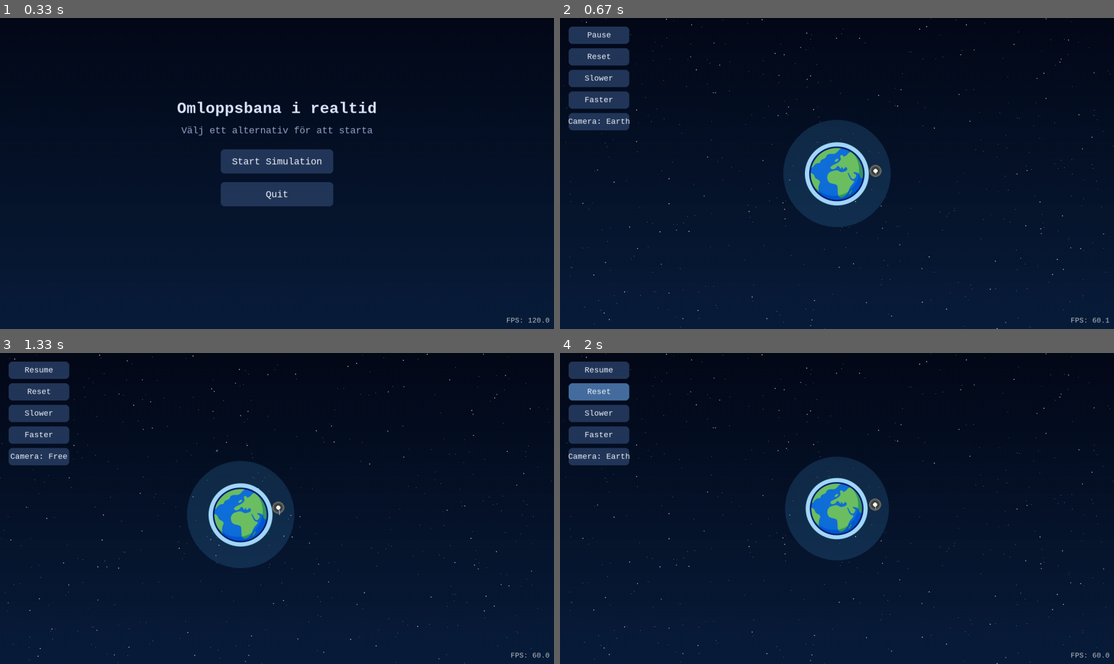
Above: before the commit, frames 1-4 (two rows, left to right).
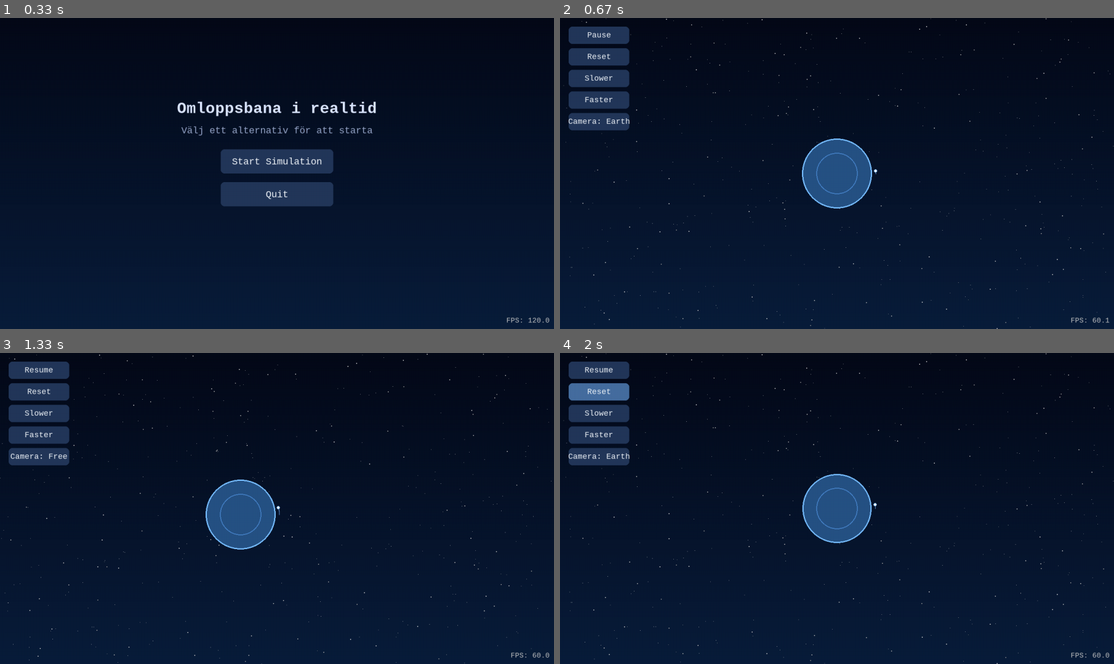
Above: after the commit, the same moments.

Repository: askel-dev/gymnasiearbete-omloppsbana
Game: pygame game, started from src/orbit_pygame.py
Two runs of this game, one before a commit and one after it. Both use one fixed random seed, a clock stepped at 60 frames per second and the inputs below.
Inputs (mouse positions are in pixels of both pictures, inside the frame that each line leads up to):
- Up to frame 1 (0.33 s): no input
- Up to frame 2 (0.67 s): press the mouse at (837, 161) at 0.37 s; move the mouse to (748, 204) at 0.47 s; release the mouse at (665, 245) at 0.6 s
- Up to frame 3 (1.33 s): tap C at 0.67, 1.15 s; hold Right from 1 s (still down); tap Space at 1.07 s
- Up to frame 4 (2 s): tap Space at 1.37, 1.9 s; release Right at 1.47 s; click "Reset" at 1.55 s; hold Up from 1.83 s (still down); tap - at 1.98 s

Frame 1 is identical in both runs. In frame 2, 5.1% of the frame differs, in the area x 40-60%, y 32-68%; in frame 3, 5.1%, in the area x 33-54%, y 34-70%; in frame 4, 4.8%.

Commit message:
Simplify planet and satellite rendering

Diff:
--- a/src/orbit_pygame.py
+++ b/src/orbit_pygame.py
@@ -37,34 +37,32 @@
     surface.blit(text_surf, position)
 
 
-def create_radial_surface(
-    radius: int,
-    inner_color: tuple[int, ...],
-    outer_color: tuple[int, ...],
-) -> pygame.Surface:
-    size = radius * 2
-    surface = pygame.Surface((size, size), pygame.SRCALPHA)
-    cx = cy = radius
-    inner_rgba = list(inner_color) + [255] if len(inner_color) == 3 else list(inner_color)
-    outer_rgba = list(outer_color) + [0] if len(outer_color) == 3 else list(outer_color)
-    for r in range(radius, 0, -1):
-        t = r / radius
-        color = [
-            int(inner_rgba[i] * t + outer_rgba[i] * (1 - t))
-            for i in range(4)
-        ]
-        pygame.draw.circle(surface, color, (cx, cy), r)
-    return surface
-
-
 @lru_cache(maxsize=128)
 def _earth_surface(radius: int) -> pygame.Surface:
-    glow_radius = max(radius + 20, int(radius * 1.4))
-    surface_size = glow_radius * 2
-    surface = pygame.Surface((surface_size, surface_size), pygame.SRCALPHA)
-    glow_surface = create_radial_surface(glow_radius, EARTH_CORE_COLOR + (255,), EARTH_GLOW_COLOR + (0,))
-    surface.blit(glow_surface, (0, 0))
-    pygame.draw.circle(surface, EARTH_CORE_COLOR, (glow_radius, glow_radius), radius)
+    diameter = radius * 2
+    ring_width = max(1, min(3, radius // 6 + 1))
+    padding = ring_width + 3
+    size = diameter + padding * 2
+    surface = pygame.Surface((size, size), pygame.SRCALPHA)
+    center = size // 2
+    if radius <= 0:
+        return surface
+
+    pygame.draw.circle(surface, EARTH_FILL_COLOR, (center, center), radius)
+
+    pygame.draw.circle(surface, EARTH_PRIMARY_RING_COLOR, (center, center), radius, ring_width)
+
+    inner_radius = int(radius * 0.6)
+    inner_ring_width = max(1, ring_width - 1)
+    if inner_radius > inner_ring_width:
+        pygame.draw.circle(
+            surface,
+            EARTH_SECONDARY_RING_COLOR,
+            (center, center),
+            inner_radius,
+            inner_ring_width,
+        )
+
     return surface
 
 
@@ -76,29 +74,10 @@
     surface.blit(earth_surface, rect)
 
 
-@lru_cache(maxsize=1)
-def _satellite_surface() -> pygame.Surface:
-    halo_radius = 14
-    surface = pygame.Surface((halo_radius * 2, halo_radius * 2), pygame.SRCALPHA)
-    halo_surface = create_radial_surface(halo_radius, SAT_HALO_COLOR, (0, 0, 0, 0))
-    surface.blit(halo_surface, (0, 0))
-    pygame.draw.circle(surface, SAT_COLOR, (halo_radius, halo_radius), 5)
-    return surface
-
-
 def draw_satellite(surface: pygame.Surface, position: tuple[int, int]) -> None:
-    sat_surface = _satellite_surface()
-    rect = sat_surface.get_rect(center=position)
-    surface.blit(sat_surface, rect)
-
-
-@lru_cache(maxsize=128)
-def get_earth_glow_surface(radius: int) -> pygame.Surface:
-    radius = max(1, radius)
-    size = radius * 2
-    surface = pygame.Surface((size, size), pygame.SRCALPHA)
-    pygame.draw.circle(surface, EARTH_GLOW_OVERLAY_COLOR, (radius, radius), radius)
-    return surface
+    pygame.draw.circle(surface, SAT_COLOR, position, SAT_RADIUS)
+    if SAT_OUTLINE_WIDTH > 0:
+        pygame.draw.circle(surface, SAT_OUTLINE_COLOR, position, SAT_RADIUS, SAT_OUTLINE_WIDTH)
 
 
 def draw_velocity_arrow(surface: pygame.Surface, start: tuple[int, int], end: tuple[int, int], head_length: int, head_angle: float) -> None:
@@ -173,10 +152,13 @@
 WIDTH, HEIGHT = 1000, 800
 BG_COLOR_TOP = (5, 10, 25)
 BG_COLOR_BOTTOM = (10, 30, 60)
-EARTH_CORE_COLOR = (70, 170, 255)
-EARTH_GLOW_COLOR = (30, 110, 200)
-SAT_COLOR = (255, 255, 230)
-SAT_HALO_COLOR = (255, 200, 120, 120)
+EARTH_FILL_COLOR = (38, 82, 132)
+EARTH_PRIMARY_RING_COLOR = (120, 190, 255)
+EARTH_SECONDARY_RING_COLOR = (70, 130, 200)
+SAT_COLOR = (240, 245, 255)
+SAT_OUTLINE_COLOR = EARTH_PRIMARY_RING_COLOR
+SAT_RADIUS = 4
+SAT_OUTLINE_WIDTH = 1
 HUD_TEXT_COLOR = (245, 245, 245)
 HUD_SHADOW_COLOR = (0, 0, 0, 160)
 PREDICTION_COLOR = (120, 180, 255)
@@ -188,11 +170,9 @@
 MENU_SUBTITLE_COLOR = (150, 165, 200)
 PERICENTER_COLOR = (255, 180, 120)
 APOCENTER_COLOR = (120, 200, 255)
-
-EARTH_GLOW_OVERLAY_COLOR = (80, 180, 255, 40)
-EARTH_GLOW_CACHE_STEP = 4
-EARTH_SCALE_CACHE_PRECISION = 200
-EARTH_SCALE_CACHE_MAX = 256
+MARKER_OUTLINE_COLOR = (230, 240, 255)
+MARKER_OUTLINE_WIDTH = 1
+ORBIT_LINE_WIDTH = 1
 
 STARFIELD: list[dict[str, float | tuple[int, int]]] = []
 
@@ -343,10 +323,6 @@
     screen_width, screen_height = screen.get_size()
     update_display_metrics(screen_width, screen_height)
 
-    earth_img = pygame.image.load("assets/earth_sprite.png").convert_alpha()
-    earth_img_width = earth_img.get_width()
-    earth_img_height = earth_img.get_height()
-    earth_scale_cache: dict[int, pygame.Surface] = {}
     clock = pygame.time.Clock()
     font = pygame.font.SysFont("consolas", 20)
     title_font = pygame.font.SysFont("consolas", 40, bold=True)
@@ -769,7 +745,7 @@
         camera_center_tuple = (float(camera_center[0]), float(camera_center[1]))
         mouse_pos = pygame.mouse.get_pos()
 
-        # Jorden med sprite
+        # Jorden
         earth_screen_pos = world_to_screen(0.0, 0.0, ppm, camera_center_tuple)
 
 
@@ -781,34 +757,8 @@
         text_rect = fps_text.get_rect(bottomright=(WIDTH - 10, HEIGHT - 10))
         screen.blit(fps_text, text_rect)
 
-        # Skala bilden beroende på zoomnivå
-        scale_factor = EARTH_RADIUS * ppm * 2 / earth_img_width
-        scale_key = max(1, int(round(scale_factor * EARTH_SCALE_CACHE_PRECISION)))
-        earth_scaled = earth_scale_cache.get(scale_key)
-        if earth_scaled is None:
-            quantized_scale = scale_key / EARTH_SCALE_CACHE_PRECISION
-            quantized_size = (
-                max(1, int(earth_img_width * quantized_scale)),
-                max(1, int(earth_img_height * quantized_scale)),
-            )
-            earth_scaled = pygame.transform.smoothscale(earth_img, quantized_size)
-            if len(earth_scale_cache) >= EARTH_SCALE_CACHE_MAX:
-                earth_scale_cache.clear()
-            earth_scale_cache[scale_key] = earth_scaled
-
-        glow_radius = int(EARTH_RADIUS * ppm * 1.5)
-        if glow_radius > 0:
-            glow_radius = max(
-                EARTH_GLOW_CACHE_STEP,
-                (glow_radius + EARTH_GLOW_CACHE_STEP - 1) // EARTH_GLOW_CACHE_STEP * EARTH_GLOW_CACHE_STEP,
-            )
-            glow_surface = get_earth_glow_surface(glow_radius)
-            screen.blit(glow_surface, (earth_screen_pos[0]-glow_radius, earth_screen_pos[1]-glow_radius))
-
-
-        # Centrera bilden runt origo
-        rect = earth_scaled.get_rect(center=earth_screen_pos)
-        screen.blit(earth_scaled, rect)
+        earth_radius_px = max(1, int(EARTH_RADIUS * ppm))
+        draw_earth(screen, earth_screen_pos, earth_radius_px)
 
 
         if orbit_prediction_points:
@@ -826,7 +776,7 @@
                     world_to_screen(px, py, ppm, camera_center_tuple)
                     for px, py in partial_points
                 ]
-                pygame.draw.lines(screen, PREDICTION_COLOR, False, screen_points, 2)
+                pygame.draw.lines(screen, PREDICTION_COLOR, False, screen_points, ORBIT_LINE_WIDTH)
 
         # Satellit
         sat_pos = world_to_screen(r[0], r[1], ppm, camera_center_tuple)
@@ -836,7 +786,14 @@
             marker_pos = world_to_screen(mx, my, ppm, camera_center_tuple)
             color = PERICENTER_COLOR if marker_type == "pericenter" else APOCENTER_COLOR
             pygame.draw.circle(screen, color, marker_pos, 6)
-            pygame.draw.circle(screen, (255, 255, 255), marker_pos, 6, 2)
+            if MARKER_OUTLINE_WIDTH > 0:
+                pygame.draw.circle(
+                    screen,
+                    MARKER_OUTLINE_COLOR,
+                    marker_pos,
+                    6,
+                    MARKER_OUTLINE_WIDTH,
+                )
             label = "Periapsis" if marker_type == "pericenter" else "Apoapsis"
             altitude_km = (mr - EARTH_RADIUS) / 1_000.0
             text = f"{label}: {altitude_km:,.1f} km alt"
